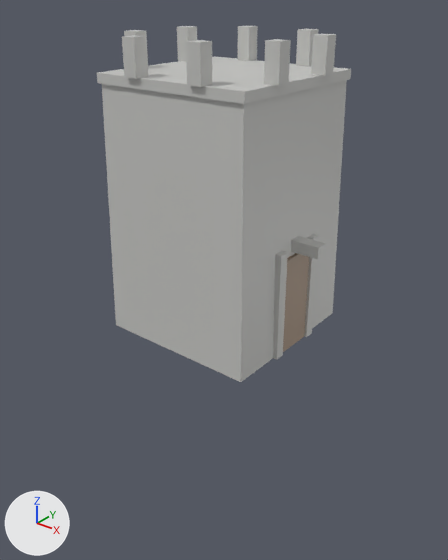
An edit to the glTF model generated/models/wall_tower.glb, drawn before and after from the same camera.
Before and after are seen from a camera (50 mm lens) standing at (5.69, -7.17, 5.16) and looking at (0.04, -0.11, 0.78). The lights are fixed; the arrows at lower left show +X, +Y and +Z. The first picture is the older version. Vertices at exactly the same position are counted once.

Objects in the first picture: 'wall_tower'.
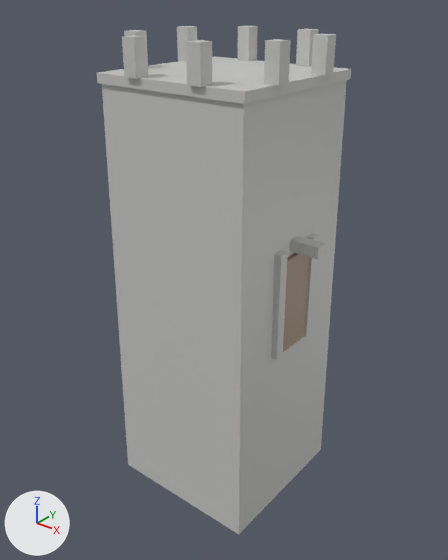
Where the change shows, as pixel boxes (x1, y1, x2, y2) in the pictures (448 x 560 px; the box of a moved part takes in the faces that stretch with it):
'wall_tower', reshaped (42% taller)
    before: (97, 25, 351, 382)
    after: (97, 25, 351, 534)
part 1 of me_wall_tower, moved or reshaped
    before: (103, 113, 344, 382)
    after: (104, 113, 343, 534)

Edits to the bpy script that builds the scene:
```text
Change me_wall_tower:
    used by ob_wall_tower; location = (0.0, 0.0, 0.0)
    before: 0 (-1.3, 1.3, 0.0), 1 (1.3, 1.3, 0.0) at pixel (332, 313), 2 (1.3, -1.3, 0.0) at pixel (240, 382), 3 (-1.3, -1.3, 0.0) at pixel (115, 325)
    remove me_wall_tower.from_pydata(...)  # 112 vertices, 168 faces; spans x -1.33..1.72, y -1.33..1.33, z 0.0..4.5
    add me_wall_tower.from_pydata(...)  # 112 vertices, 168 faces; spans x -1.33..1.72, y -1.33..1.33, z -3.0..4.5
    me_wall_tower part 1
    add for i in [*range(0, 4)]: me_wall_tower.vertices[i].co += Vector((0.0, 0.0, -3.0))
```
